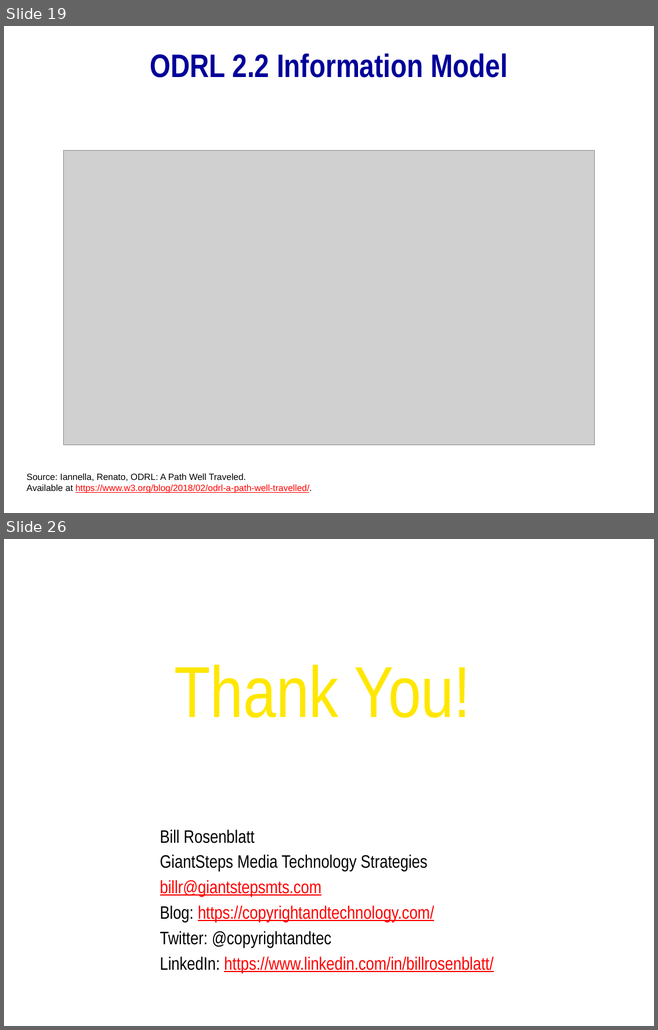
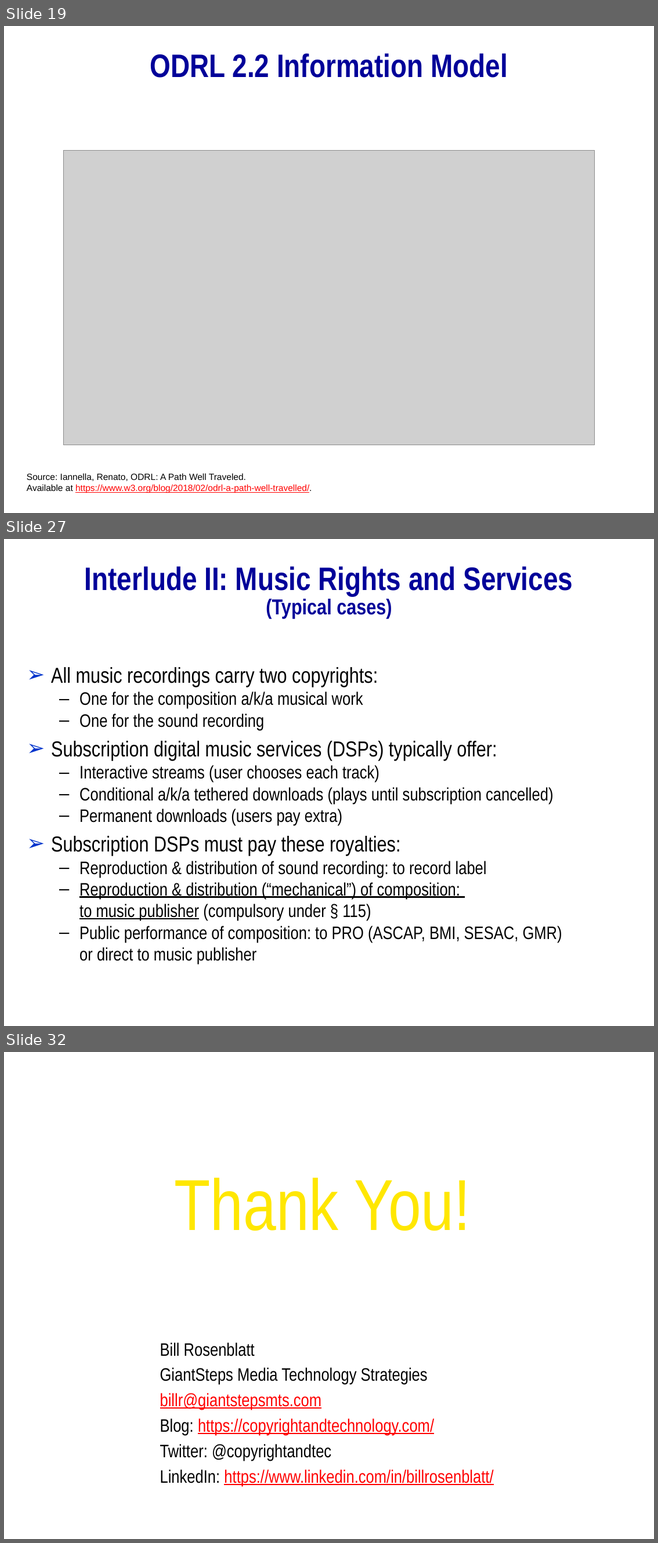
Before and after one commit to mitmedialab/2019-MIT-Computational-Law-Course, a slide deck: Presentations/Rights Expression Languages.pptx. Shown one above the other, each under a label of ours: slides 19 and 26 before the commit, slides 19, 27 and 32 after it; the slides between them are not shown. The pictures are 658x1030 and 658x1543 pixels, drawn with LibreOffice and Linux fonts; fonts in the diff are those of the drawing; grey boxes stand for pictures; background and template pictures are left out. Boxes give left, top, right and bottom in pixels: in the first picture for what was removed or moved away, otherwise in the second. Text is boxed around its words. In the diff, an @@ line names an element or a change of style, - is before the commit and + after.

```diff
--- a/Presentations/Rights Expression Languages.pptx
+++ b/Presentations/Rights Expression Languages.pptx
@@ slide 27 added at (4,539,654,1026), background #FFFFFF @@
@@ title added at (85,566,572,618), 36 pt, text #000099, bold @@
+Interlude II: Music Rights and Services
+(Typical cases)
@@ text added at (51,667,562,964), 20 pt, text #000000 @@
+➢ All music recordings carry two copyrights:
+  – One for the composition a/k/a musical work
+  – One for the sound recording
+➢ Subscription digital music services (DSPs) typically offer:
+  – Interactive streams (user chooses each track)
+  – Conditional a/k/a tethered downloads (plays until subscription cancelled)
+  – Permanent downloads (users pay extra)
+➢ Subscription DSPs must pay these royalties:
+  – Reproduction & distribution of sound recording: to record label
+  – Reproduction & distribution (“mechanical”) of composition:
+    to music publisher (compulsory under § 115)
+  – Public performance of composition: to PRO (ASCAP, BMI, SESAC, GMR)
+    or direct to music publisher
@@ what was slide 26 is now slide 32 @@
```
Also in this commit, not shown: 13 slides changed, 7 other slides added, 2 slides removed, 1 other file.
